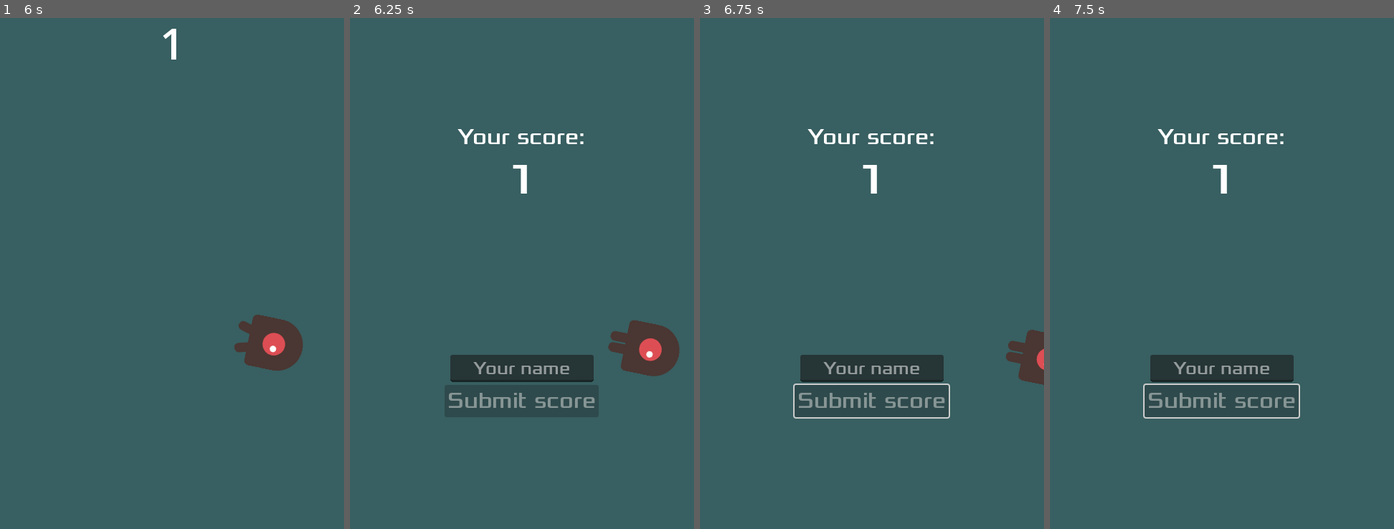
Above: before the commit, frames 1-4 (left to right).
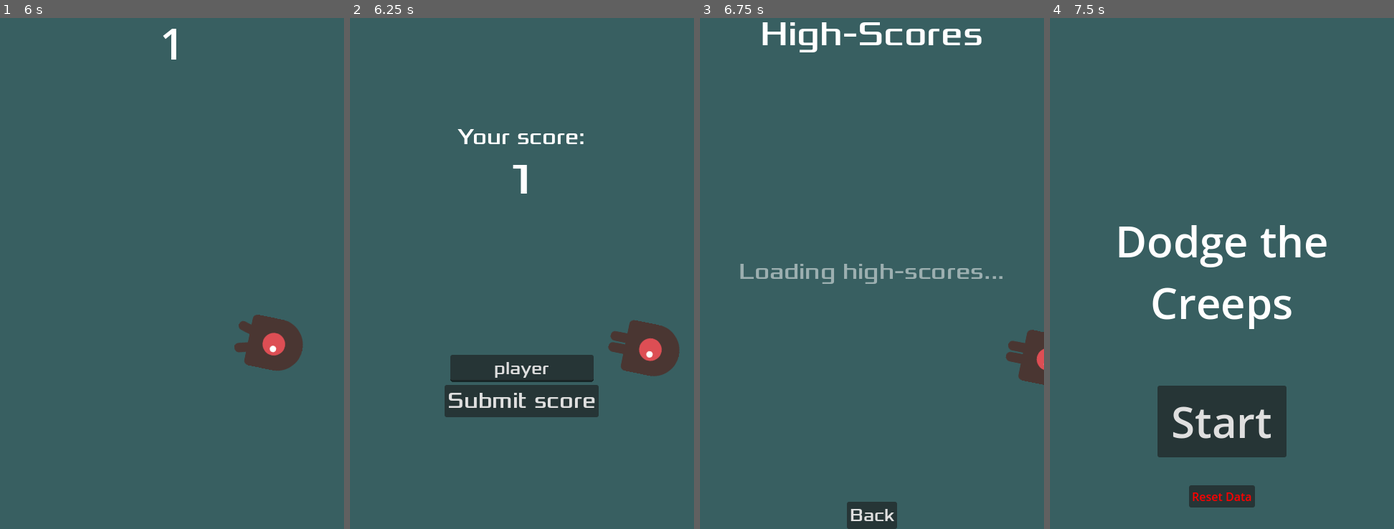
Above: after the commit, the same moments.

Repository: Infini-Creation/Dodge-The-Creeps-LootLocker-Leaderboard-Demo
Game: Godot game, scene res://Main.tscn
Same seed, same stepped clock (60 frames per second), same inputs: the game is played once before the commit and once after it.
Inputs (mouse positions are in pixels of both pictures, inside the frame that each line leads up to):
- Up to frame 1 (6 s): click "Start" at 0.5 s; tap Enter at 1.25 s; hold D (move_right) 1.28-2.03 s; hold S (move_down) 2.03-2.78 s; hold D (move_right) 2.78-3.53 s; hold W (move_up) 3.53-4.28 s; hold A (move_left) 4.28-5.78 s; hold S (move_down) from 5.78 s (still down)
- Up to frame 2 (6.25 s): keep holding S (move_down)
- Up to frame 3 (6.75 s): release S (move_down) at 6.5 s; click (872, 401) at 6.5 s, where only the run after the commit has a clickable "Submit score"
- Up to frame 4 (7.5 s): click (1222, 513) at 7.25 s, where only the run after the commit has a clickable "Back"

Frame 1 is identical in both runs. In frame 2, 0.8% of the frame differs, in the area x 28-72%, y 67-77%; in frame 3, 6.1%; in frame 4, 9.8%, in the area x 20-81%, y 21-96%.
Error before the commit: Invalid access to property or key 'Name' on a base object of type 'Dictionary'. (res://submitScore.gd:9)

Commit message:
Update submitScore.gd
-move code from ready function to _on_line_edit_visibility_changed
-add call to set_name LootLocker function if name is not yet defined or as change since last time
-use "player_name" instead of old "Name" player's name data
-remove hiding on the mai container (old test code)

Diff:
--- a/dodge_the_creeps/submitScore.gd
+++ b/dodge_the_creeps/submitScore.gd
@@ -6,9 +6,12 @@
 signal score_submitted(status: bool)
 
 func _ready():
-	$VBoxContainer/LineEdit.text = Global.PLAYER_DATA["Name"]
-	if $VBoxContainer/LineEdit.text != "":
-		$VBoxContainer/Button.disabled = false
+	print("submit score: _ready called")
+	#lineedit not initialised with right value !  calledoo early (too)
+	#print("=>> pn="+Global.PLAYER_DATA["player_name"])
+	#$VBoxContainer/LineEdit.text = Global.PLAYER_DATA["player_name"]
+	#if $VBoxContainer/LineEdit.text != "":
+		#$VBoxContainer/Button.disabled = false
 
 
 func set_score(score : int) -> void:
@@ -18,9 +21,18 @@
 
 func _on_button_pressed():
 	Global.PLAYER_DATA["Name"] = $VBoxContainer/LineEdit.text
+	var result : int
 
-	print("Will submit score: "+str(Score)+" from player: "+Global.PLAYER_DATA["Name"])
-	var result = await LootLocker.leaderboard.submit_score(Score)
+	if LootLocker.current_user.PLAYERSDATA["player_name"] == "" or LootLocker.current_user.PLAYERSDATA["player_name"] != Global.PLAYER_DATA["Name"]:
+		print("update player's name")
+		result = await LootLocker.current_user.set_player_name(Global.PLAYER_DATA["Name"])
+		if result == OK:
+			print("player's name set successfully")
+		else:
+			print("Error setting player's name !")
+
+	print("Will submit score: "+str(Score)+" from player: "+Global.PLAYER_DATA["player_name"])
+	result = await LootLocker.leaderboard.submit_score(Score)
 	print("submit_score res="+str(result))
 	if result == OK:
 		print("score submitted successfully")
@@ -33,12 +45,14 @@
 	#if playerName != "":
 		#player_name_changed.emit(playerName)
 
-	$VBoxContainer.hide()
+	##$VBoxContainer.hide()
 
 
 func _on_line_edit_text_submitted(new_text : String):
-	Global.PLAYER_DATA["Name"] = new_text
+	Global.PLAYER_DATA["player_name"] = new_text
 	print("new name set:"+new_text)
+	#in player data, either dirty = [name] or pn updated, then above, only if updated => setname call
+	#laos upon login if name != global player name => setname
 	if new_text != "":
 		$VBoxContainer/Button.disabled = false
 	else:
@@ -50,3 +64,11 @@
 		$VBoxContainer/Button.disabled = false
 	else:
 		$VBoxContainer/Button.disabled = true
+
+
+func _on_line_edit_visibility_changed():
+	if $VBoxContainer/LineEdit.is_visible_in_tree() == true:
+		print("=>> pn="+Global.PLAYER_DATA["player_name"])
+		$VBoxContainer/LineEdit.text = Global.PLAYER_DATA["player_name"]
+		if $VBoxContainer/LineEdit.text != "":
+			$VBoxContainer/Button.disabled = false
